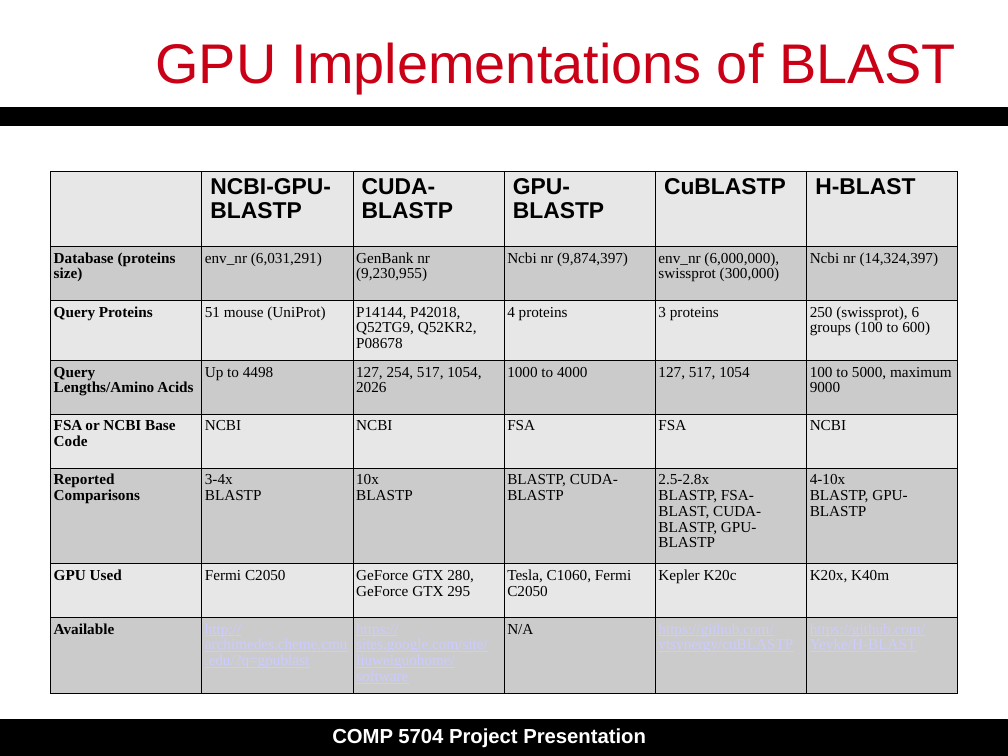
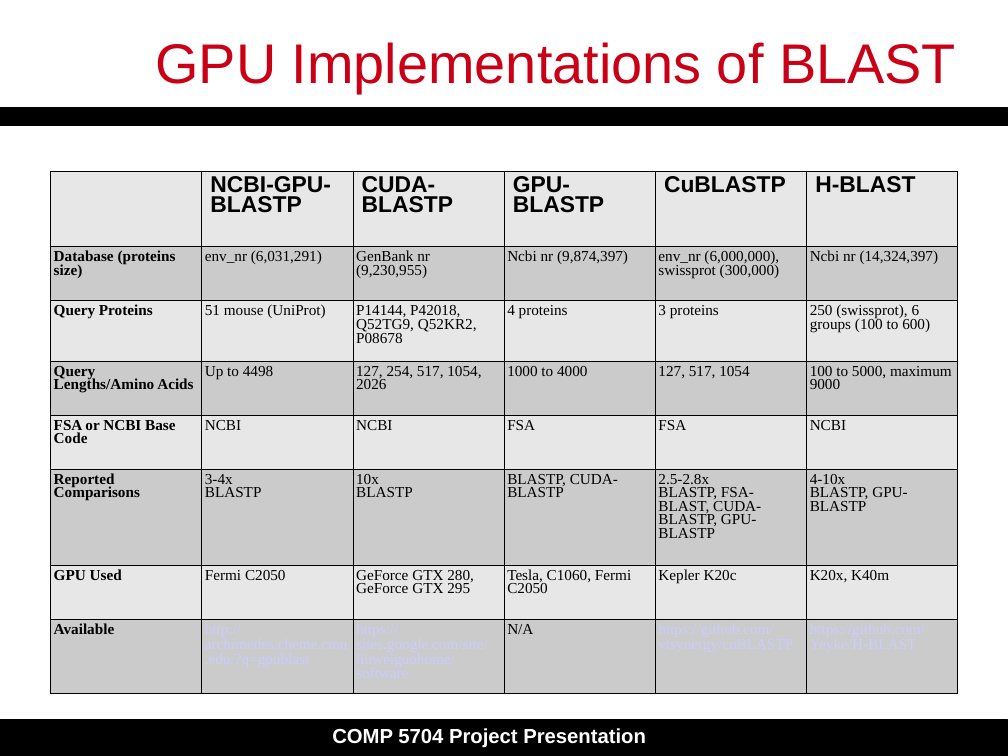
Before and after one commit to erixazerro/erixazerro.github.io, a slide deck: slide 20 of Slide_Presentation.ppt. Drawn at 1008x756 pixels with LibreOffice and Linux fonts; fonts in the diff are those of the drawing. Boxes give left, top, right and bottom in pixels: in the first picture for what was removed or moved away, otherwise in the second. Text is boxed around its words. In the diff, an @@ line names an element or a change of style, - is before the commit and + after.

```diff
--- a/Slide_Presentation.ppt
+++ b/Slide_Presentation.ppt
@@ table at [50,171,956,693] @@
@@ underline off in "http://archimedes.cheme.cmu.edu/?q=gpublast", "https://sites.google.com/site/liuweiguohome/software", "https://github.com/vtsynergy/cuBLASTP", "https://github.com/Yeyke/H-BLAST" @@
@@ line spacing 0.93 to 0.81 @@
@@ line spacing 0.93 to 0.8 @@
@@ line spacing 0.93 to 0.86 @@
@@ borders changed @@
```
Also in this commit, not shown: 7 other slides changed, 2 slides added.
